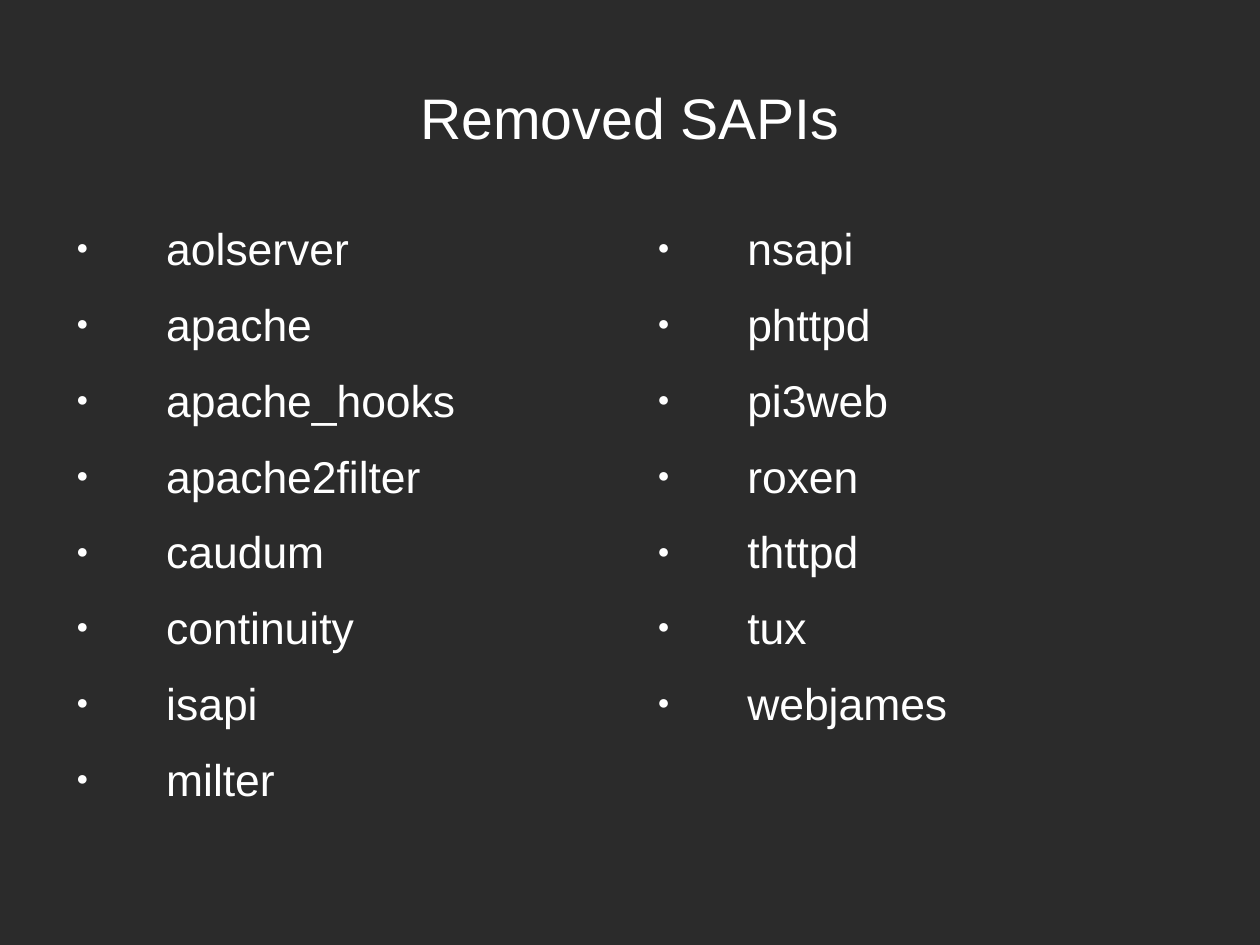
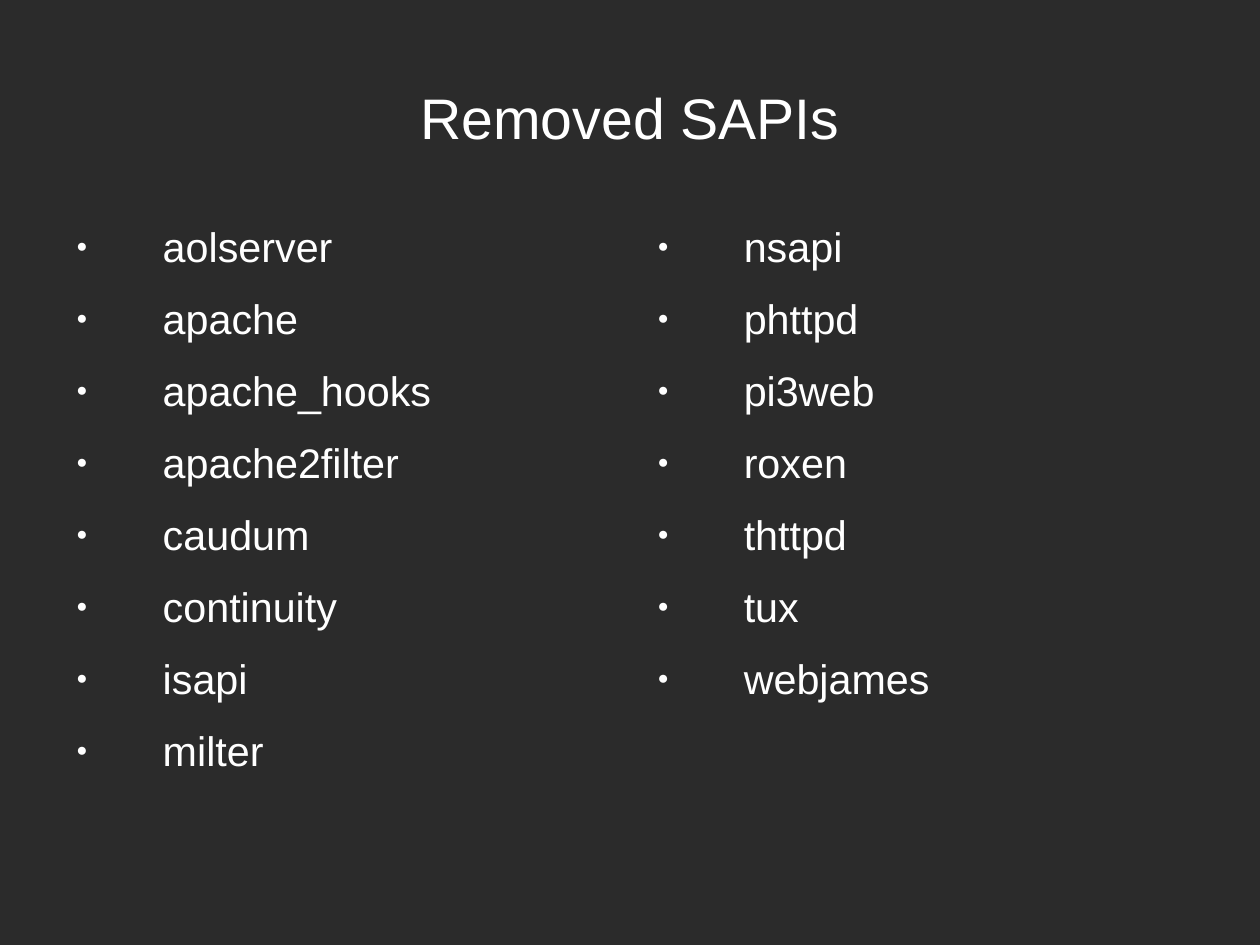
Before and after one commit to rmichal1/php7prezentacja, a slide deck: slide 10 of php7.odp (slide 9 before the commit). Drawn at 1260x945 pixels with LibreOffice and Linux fonts; fonts in the diff are those of the drawing; background and template pictures are left out; a plain dark background stands for a picture behind light text. Boxes give left, top, right and bottom in pixels: in the first picture for what was removed or moved away, otherwise in the second. Text is boxed around its words. In the diff, an @@ line names an element or a change of style, - is before the commit and + after.

```diff
--- a/php7.odp
+++ b/php7.odp
@@ text "aolserver" at (163,232,431,767): size 28 to 26 pt @@
@@ text "nsapi" at (744,232,930,702): size 28 to 26 pt @@
```
Also in this commit, not shown: 4 other slides changed, 1 slide added, 1 other file.
